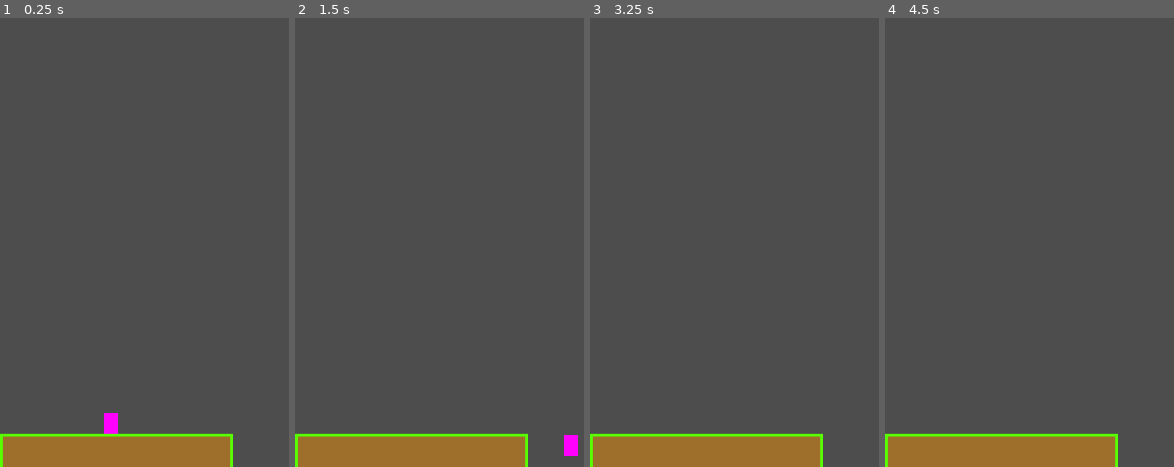
Above: before the commit, frames 1-4 (left to right).
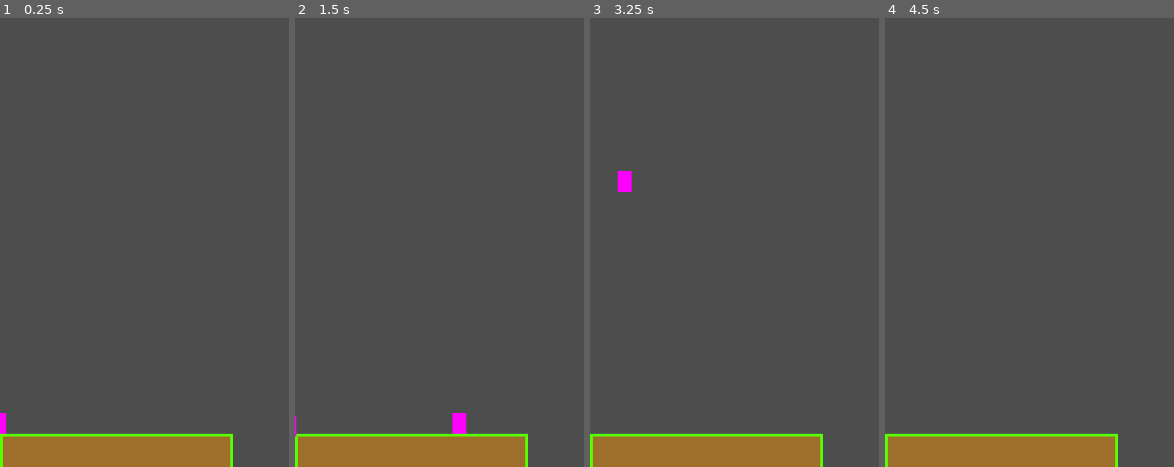
Above: after the commit, the same moments.

Repository: xwilson03/CometsCrown
Game: Godot game, scene res://world/root.tscn
The game is run twice, just before and just after one commit, with the same random seed, the same clock (stepped at 60 frames per second) and the same inputs.
Inputs:
- Up to frame 1 (0.25 s): no input
- Up to frame 2 (1.5 s): tap Enter at 0.5 s; hold A (right) from 0.53 s (still down); tap Z (jump) at 0.6, 0.77, 1.07, 1.35 s
- Up to frame 3 (3.25 s): tap Z (jump) at 1.52, 1.82, 2.1, 2.85, 3.02 s; release A (right) at 2.03 s; hold Q (left) 2.03-2.78 s; hold A (right) from 2.78 s (still down)
- Up to frame 4 (4.5 s): tap Z (jump) at 3.32, 3.6, 3.77, 4.07, 4.35 s; tap Space at 4.25 s; release A (right) at 4.28 s; hold Q (left) from 4.28 s (still down)

The runs differ from the first frame. In frame 1, 0.3% of the frame differs, in the area x 0-41%, y 87-93%; in frame 2, 0.5%, in the area x 0-98%, y 87-98%; in frame 3, 0.2%; in frame 4, nothing differs.

Commit message:
adds astron and controller

Diff:
--- /dev/null
+++ b/player/Astron.gd
@@ -0,0 +1,44 @@
+extends CharacterBody2D
+
+
+@export var SPEED: float = 250.0
+@export var FLIGHT_VELOCITY: float = 200.0
+@export var INSTANT_FLIGHT_VELOCITY: float = 100.0
+@export var FLIGHT_ACCELERATION: float = 200.0
+@export var MAX_FLIGHT_SPEED: float = 400.0
+
+var gravity: float = ProjectSettings.get_setting("physics/2d/default_gravity")
+var target_y_velocity: float = 0.0
+
+func _physics_process(delta: float):
+
+	# Handle jump
+	if Input.is_action_just_pressed("jump"):
+		velocity.y += -INSTANT_FLIGHT_VELOCITY
+		target_y_velocity += -FLIGHT_VELOCITY
+
+	# Handle gravity
+	if not is_on_floor():
+		target_y_velocity += gravity * delta
+
+	target_y_velocity = clampf(target_y_velocity, -MAX_FLIGHT_SPEED, MAX_FLIGHT_SPEED)
+
+	velocity.y = move_toward(velocity.y, target_y_velocity, FLIGHT_ACCELERATION * delta)
+	velocity.y = clampf(velocity.y, -MAX_FLIGHT_SPEED, MAX_FLIGHT_SPEED)
+
+	# Handle movement
+	var direction_x: float = Input.get_axis("left", "right")
+
+	if direction_x:
+		velocity.x = direction_x * SPEED
+	else:
+		velocity.x = move_toward(velocity.x, 0, SPEED * 0.1)
+
+	# Apply velocities and collision
+	move_and_slide()
+
+	# Face sprite towards movement direction
+	if direction_x > 0:
+		$Sprite2D.flip_h = false
+	elif direction_x < 0:
+		$Sprite2D.flip_h = true
--- /dev/null
+++ b/player/Astron.tscn
@@ -0,0 +1,20 @@
+[gd_scene load_steps=4 format=3 uid="uid://c0cixa5xl22qy"]
+
+[ext_resource type="Script" path="res://player/Astron.gd" id="1_1roqg"]
+
+[sub_resource type="CapsuleShape2D" id="CapsuleShape2D_u6oph"]
+
+[sub_resource type="PlaceholderTexture2D" id="PlaceholderTexture2D_1p5rr"]
+size = Vector2(20, 30)
+
+[node name="Astron" type="Node2D"]
+position = Vector2(160, 576)
+
+[node name="CharacterBody2D" type="CharacterBody2D" parent="."]
+script = ExtResource("1_1roqg")
+
+[node name="CollisionShape2D" type="CollisionShape2D" parent="CharacterBody2D"]
+shape = SubResource("CapsuleShape2D_u6oph")
+
+[node name="Sprite2D" type="Sprite2D" parent="CharacterBody2D"]
+texture = SubResource("PlaceholderTexture2D_1p5rr")
--- a/world/root.tscn
+++ b/world/root.tscn
@@ -1,6 +1,7 @@
-[gd_scene load_steps=5 format=3 uid="uid://dp7fixd5c7n45"]
+[gd_scene load_steps=6 format=3 uid="uid://dp7fixd5c7n45"]
 
 [ext_resource type="Texture2D" uid="uid://bicjoy2jm4ad5" path="res://world/ground.png" id="1_tqlvy"]
+[ext_resource type="PackedScene" uid="uid://c0cixa5xl22qy" path="res://player/Astron.tscn" id="2_2yhwf"]
 [ext_resource type="PackedScene" uid="uid://de1dyowirdli0" path="res://player/Acolyte.tscn" id="2_n41xe"]
 
 [sub_resource type="TileSetAtlasSource" id="TileSetAtlasSource_nxpvn"]
@@ -54,3 +55,5 @@
 layer_0/tile_data = PackedInt32Array(0, 0, 0, 1, 65536, 0, 2, 65536, 0, 3, 65536, 0, 4, 65536, 0, 5, 65536, 0, 6, 65536 …(927 unchanged characters)…
 
 [node name="Acolyte" parent="." instance=ExtResource("2_n41xe")]
+
+[node name="Astron" parent="." instance=ExtResource("2_2yhwf")]
